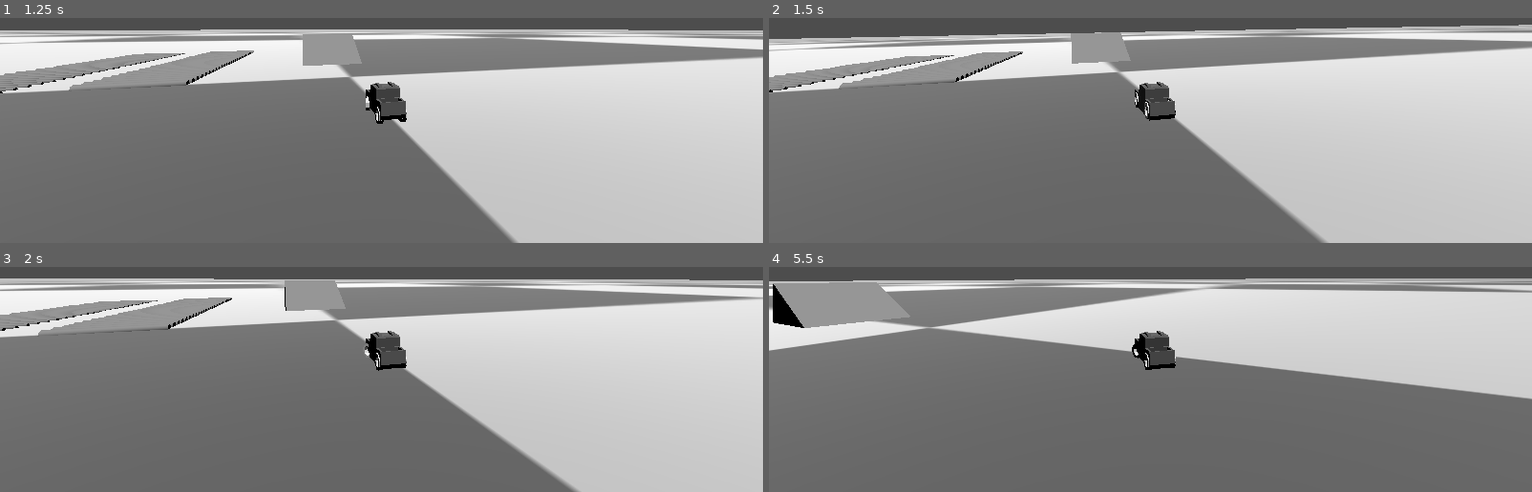
Above: before the commit, frames 1-4 (two rows, left to right).
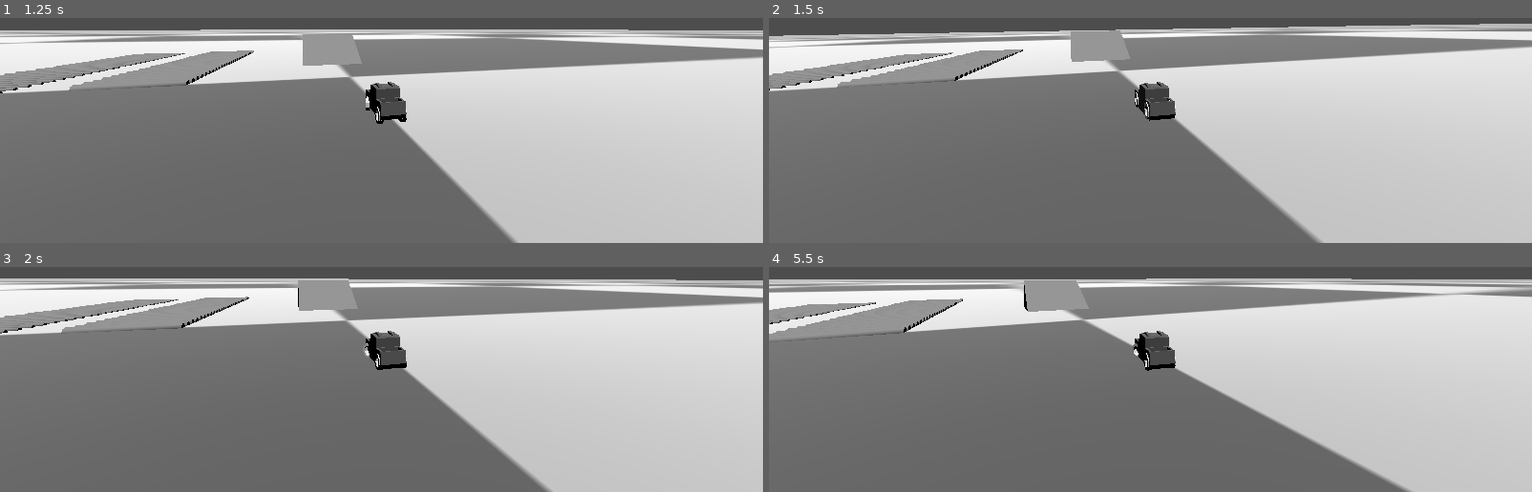
Above: after the commit, the same moments.

Repository: luankaike-code/jh_conclusao_dev
Game: Godot game, scene res://scenes/worlds/test/test_world.tscn
Two runs of this game, one before a commit and one after it. Both use one fixed random seed, a clock stepped at 60 frames per second and the inputs below.
Inputs:
- Up to frame 1 (1.25 s): hold D (game_turn_right) from 0.53 s (still down); tap S (game_deceleration) at 0.6 s
- Up to frame 2 (1.5 s): release D (game_turn_right) at 1.28 s; hold A (game_turn_left) from 1.28 s (still down); tap S (game_deceleration) at 1.35 s
- Up to frame 3 (2 s): keep holding A (game_turn_left)
- Up to frame 4 (5.5 s): release A (game_turn_left) at 2.03 s; hold D (game_turn_right) 2.03-2.78 s; tap S (game_deceleration) every 0.75 s from 2.1 to 5.1 s; hold W (game_acceleration) 2.78-3.53 s; hold A (game_turn_left) from 3.53 s (still down)

Frame 1 is identical in both runs. In frame 2, 5.7% of the frame differs, in the area x 0-100%, y 2-100%; in frame 3, 5.0%; in frame 4, 29%, in the area x 0-100%, y 5-100%.

Commit message:
Create and Implement acceleration curve

Diff:
--- /dev/null
+++ b/code-tcc-jh/data/curves/acceleration_curve.tres
@@ -0,0 +1,5 @@
+[gd_resource type="Curve" format=3 uid="uid://vs02kc8u2wwm"]
+
+[resource]
+_data = [Vector2(0, 0.23773587), 0.0, 0.0, 0, 0, Vector2(0.23333333, 0.8264151), 0.0, 0.0, 0, 0, Vector2(0.64285713, 0.7056604), 0.0, 0.0, 0, 0, Vector2(0.98095244, 0.09433961), 0.0, 0.0, 0, 0]
+point_count = 4
--- a/code-tcc-jh/scenes/raycast_car/raycast_car.gd
+++ b/code-tcc-jh/scenes/raycast_car/raycast_car.gd
@@ -3,8 +3,12 @@
 
 @export var wheels: Array[RaycastWheel]
 
+@export var max_speed: float = 50.0
+
 @export var acceleration := 800.0
 @export var deceleration := 100.0
+@export var acceleration_curve := preload("res://data/curves/acceleration_curve.tres")
+
 @export var motor_input: int
 
 @warning_ignore("unused_parameter")
--- a/code-tcc-jh/scenes/raycast_car/raycast_wheel/raycast_wheel.gd
+++ b/code-tcc-jh/scenes/raycast_car/raycast_wheel/raycast_wheel.gd
@@ -98,7 +98,10 @@
 	_rotate_model(speed, delta)
 
 	if car.motor_input && has_motor:
-		var acceleration := car.acceleration * car.motor_input
+		var speed_ration := speed / car.max_speed
+		var acceleration_ration := car.acceleration_curve.sample(speed_ration)
+		var current_acceleration := car.acceleration * acceleration_ration
+		var acceleration := current_acceleration * car.motor_input
 		var vector_acc_force := acceleration * forward_dir
 
 		car.apply_force(vector_acc_force, middle_wheel)
